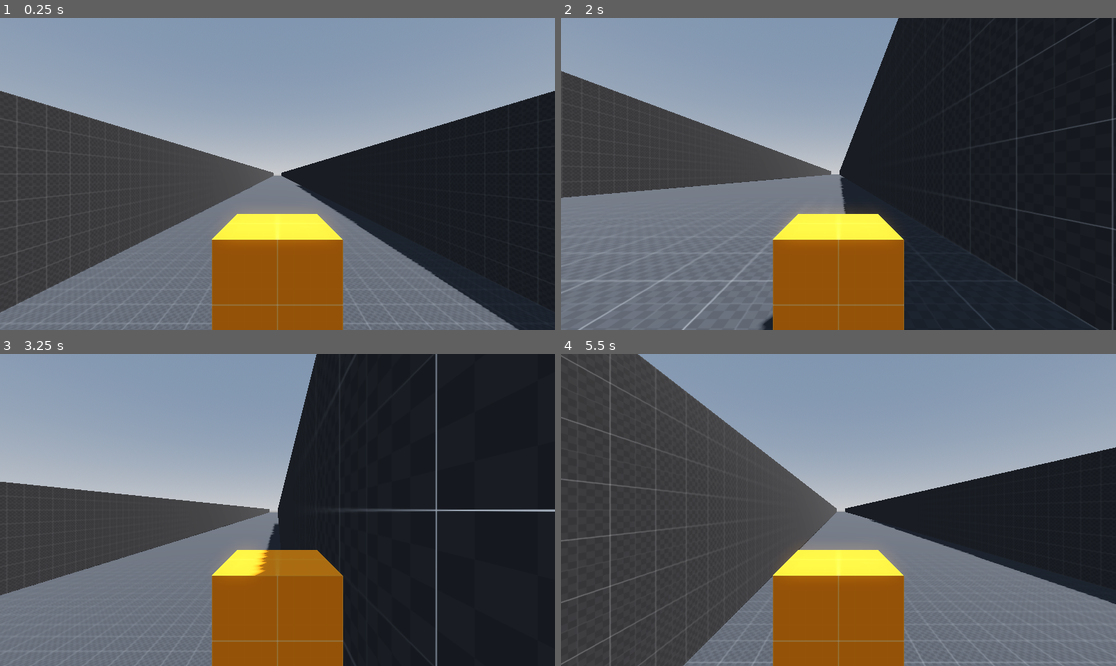
Above: before the commit, frames 1-4 (two rows, left to right).
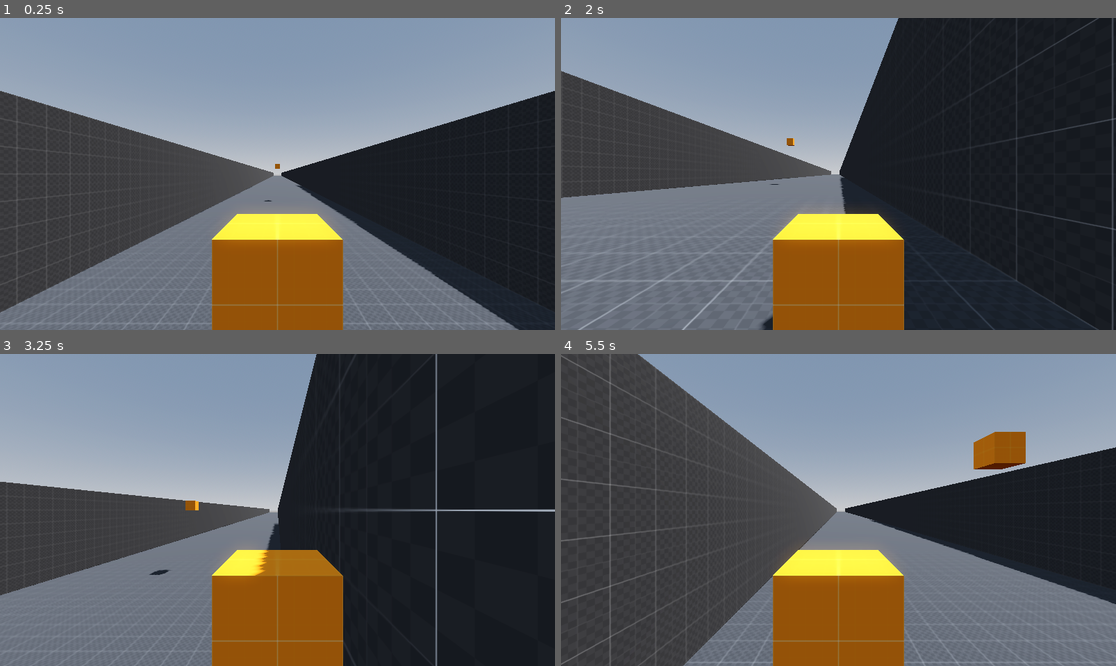
Above: after the commit, the same moments.

Repository: DrOtter3000/vfursquadron
Game: Godot game, scene res://levels/sandbox.tscn
Two runs of this game, one before a commit and one after it. Both use one fixed random seed, a clock stepped at 60 frames per second and the inputs below.
Inputs:
- Up to frame 1 (0.25 s): no input
- Up to frame 2 (2 s): hold D (right) 0.53-1.28 s; hold Space (boost) 0.53-1.28 s; hold S (down) from 1.28 s (still down); tap Space (boost) at 1.35 s
- Up to frame 3 (3.25 s): release S (down) at 2.03 s; hold D (right) 2.03-2.78 s; hold Space (boost) 2.03-2.78 s; hold W (up) from 2.78 s (still down); tap Space (boost) at 2.85 s
- Up to frame 4 (5.5 s): release W (up) at 3.53 s; hold Space (boost) 3.53-4.28 s; hold A (left) 3.53-5.03 s; tap Space (boost) at 4.35 s; hold S (down) from 5.03 s (still down); hold Space (boost) from 5.03 s (still down)

The runs differ from the first frame. In frame 1, less than 0.1% of the frame differs, in the area x 47-51%, y 46-59%; in frame 2, less than 0.1%; in frame 3, 0.1%; in frame 4, 1.0%, in the area x 74-84%, y 24-37%.

Commit message:
add enemy class

Diff:
--- /dev/null
+++ b/enemies/enemy.gd
@@ -0,0 +1,17 @@
+class_name Enemy
+extends CharacterBody3D
+
+@export var max_hitpoints := 2
+
+var hitpoints
+
+func _ready() -> void:
+	hitpoints = max_hitpoints
+
+func take_damage(value):
+	hitpoints -= value
+	if hitpoints < max_hitpoints:
+		die()
+
+func die():
+	queue_free()
--- /dev/null
+++ b/enemies/enemy.tscn
@@ -0,0 +1,20 @@
+[gd_scene load_steps=5 format=3 uid="uid://2siyhi3k1t1g"]
+
+[ext_resource type="Script" uid="uid://pf1eteg3pylj" path="res://enemies/enemy.gd" id="1_fw1ev"]
+[ext_resource type="Material" uid="uid://cwxskkyl02ygo" path="res://materials/prototype_orange.tres" id="2_7frlh"]
+
+[sub_resource type="BoxShape3D" id="BoxShape3D_7frlh"]
+
+[sub_resource type="BoxMesh" id="BoxMesh_orwns"]
+
+[node name="Enemy" type="CharacterBody3D"]
+script = ExtResource("1_fw1ev")
+
+[node name="CollisionShape3D" type="CollisionShape3D" parent="."]
+transform = Transform3D(1, 0, 0, 0, 1, 0, 0, 0, 1, 0, 0.5, 0)
+shape = SubResource("BoxShape3D_7frlh")
+
+[node name="MeshInstance3D" type="MeshInstance3D" parent="."]
+transform = Transform3D(1, 0, 0, 0, 1, 0, 0, 0, 1, 0, 0.5, 0)
+material_override = ExtResource("2_7frlh")
+mesh = SubResource("BoxMesh_orwns")
--- a/levels/sandbox.tscn
+++ b/levels/sandbox.tscn
@@ -1,7 +1,8 @@
-[gd_scene load_steps=13 format=3 uid="uid://bon2en10rgk0q"]
+[gd_scene load_steps=14 format=3 uid="uid://bon2en10rgk0q"]
 
 [ext_resource type="Material" uid="uid://dnn878n0pqjbk" path="res://materials/prototype_grey.tres" id="1_wfhpi"]
 [ext_resource type="PackedScene" uid="uid://djl7nc8bcdtcj" path="res://player/player.tscn" id="2_whpuv"]
+[ext_resource type="PackedScene" uid="uid://2siyhi3k1t1g" path="res://enemies/enemy.tscn" id="3_85hcc"]
 
 [sub_resource type="ProceduralSkyMaterial" id="ProceduralSkyMaterial_whpuv"]
 sky_horizon_color = Color(0.662243, 0.671743, 0.686743, 1)
@@ -118,3 +119,6 @@
 &"": SubResource("AnimationLibrary_7he1i")
 }
 autoplay = "Path"
+
+[node name="Enemy" parent="." instance=ExtResource("3_85hcc")]
+transform = Transform3D(1, 0, 0, 0, 1, 0, 0, 0, 1, 0, 6, -39)
Not shown, added: enemies/enemy.gd.uid
